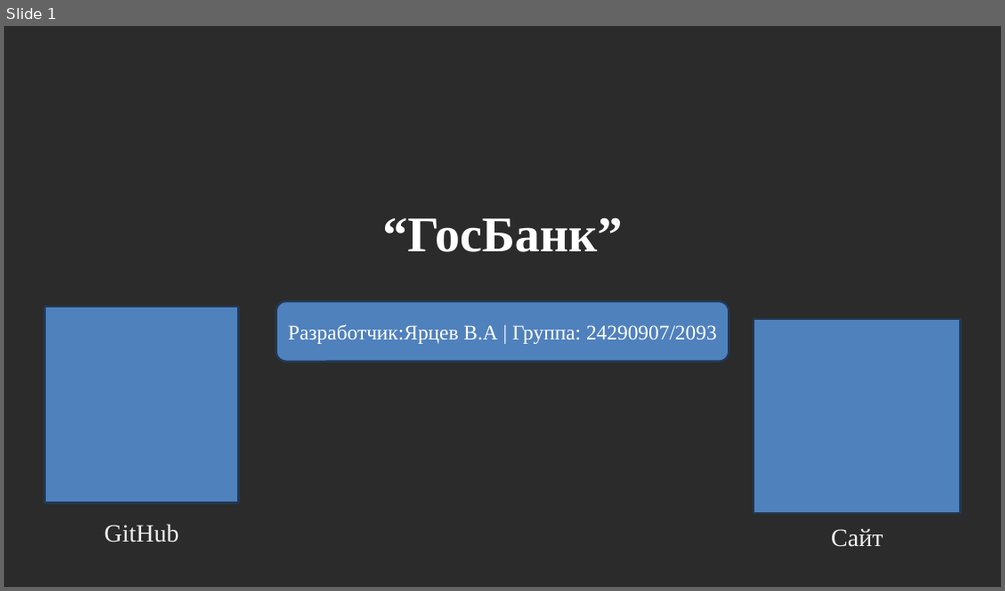
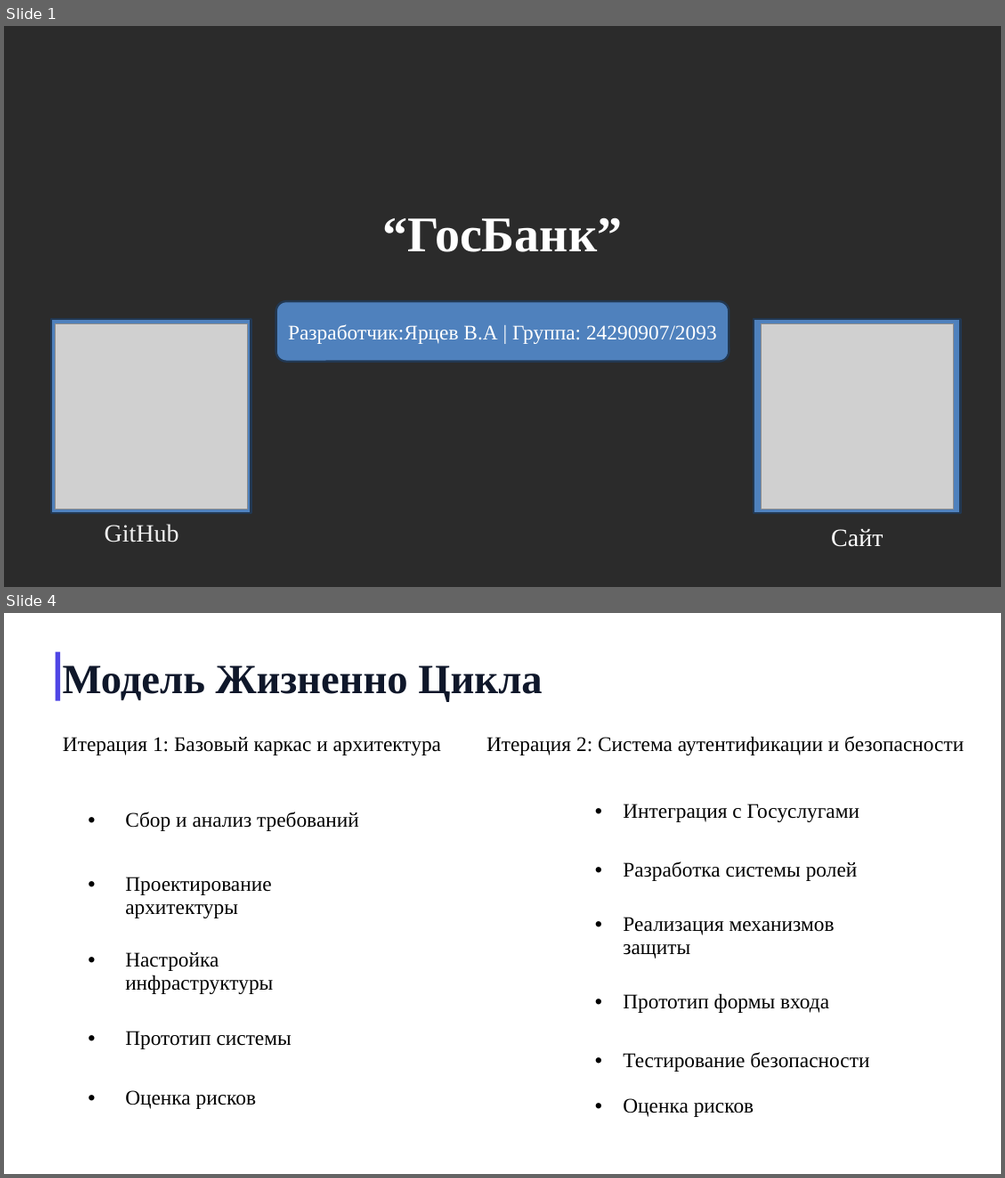
Before and after one commit to KOngfrost/BankBankBank, a slide deck: GosBank.pptx. Shown one above the other, each under a label of ours: slide 1 before the commit, slides 1 and 4 after it; the slides between them are not shown. The pictures are 1005x591 and 1005x1178 pixels, drawn with LibreOffice and Linux fonts; fonts in the diff are those of the drawing; grey boxes stand for pictures; background and template pictures are left out; a plain dark background stands for a picture behind light text. Boxes give left, top, right and bottom in pixels: in the first picture for what was removed or moved away, otherwise in the second. Text is boxed around its words. In the diff, an @@ line names an element or a change of style, - is before the commit and + after.

```diff
--- a/GosBank.pptx
+++ b/GosBank.pptx
@@ slide 4 added at <box>4,613,1001,1174</box>, background picture (left out) @@
@@ rectangle added at <box>56,652,61,700</box>, fill #4F46E5 @@
@@ text added at <box>63,666,542,702</box>, 40 pt, text #0F172A, bold @@
+Модель Жизненно Цикла
@@ text added at <box>63,737,441,755</box>, 20 pt, text #000000 @@
+Итерация 1: Базовый каркас и архитектура
@@ text added at <box>486,736,963,755</box>, 20 pt, text #000000 @@
+Итерация 2: Система аутентификации и безопасности
@@ table added at <box>81,785,381,1126</box>, 5 rows, 1 columns @@
+Сбор и анализ требований
+Проектирование архитектуры
+Настройка инфраструктуры
+Прототип системы
+Оценка рисков
@@ table added at <box>591,785,898,1126</box>, 6 rows, 1 columns @@
+Интеграция с Госуслугами
+Разработка системы ролей
+Реализация механизмов защиты
+Прототип формы входа
+Тестирование безопасности
+Оценка рисков
@@ text added at <box>105,854,151,880</box>, 14 pt, text #F9FAFB @@
+Этап
@@ slide 1 changed as well @@
@@ rectangle: place and size @@
-rectangle at <box>44,306,239,502</box>
+rectangle at <box>51,319,251,514</box>
@@ picture added at <box>55,323,247,509</box> @@
@@ picture added at <box>760,323,954,509</box> @@
```
Also in this commit, not shown: 11 other slides changed, 3 other slides added, 4 slides removed, 4 other files.
